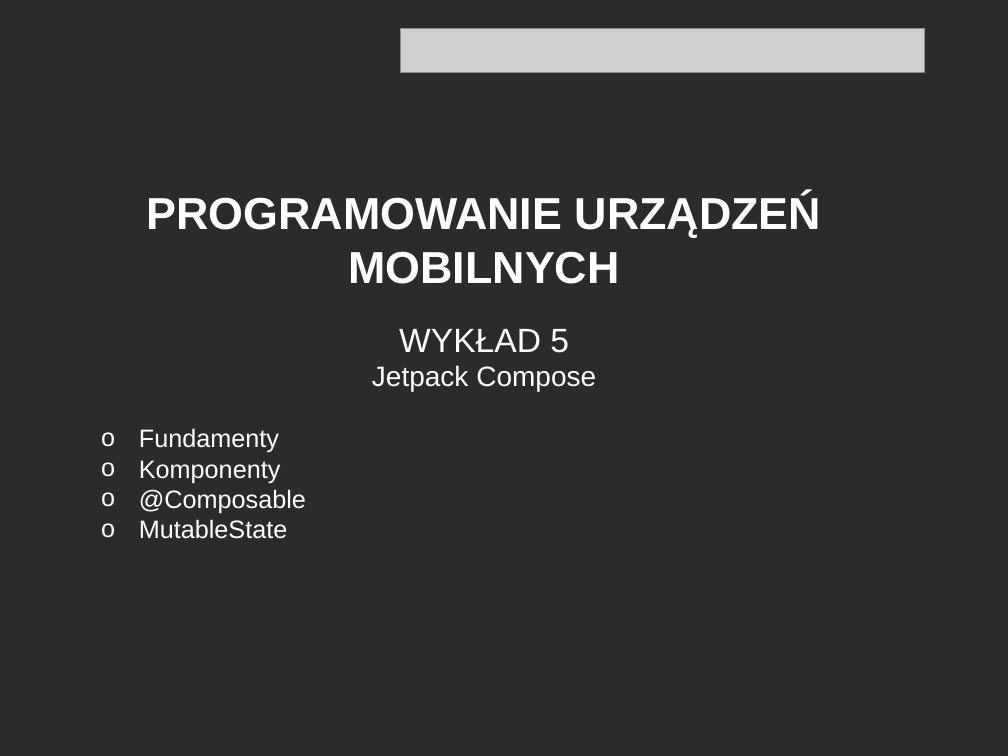
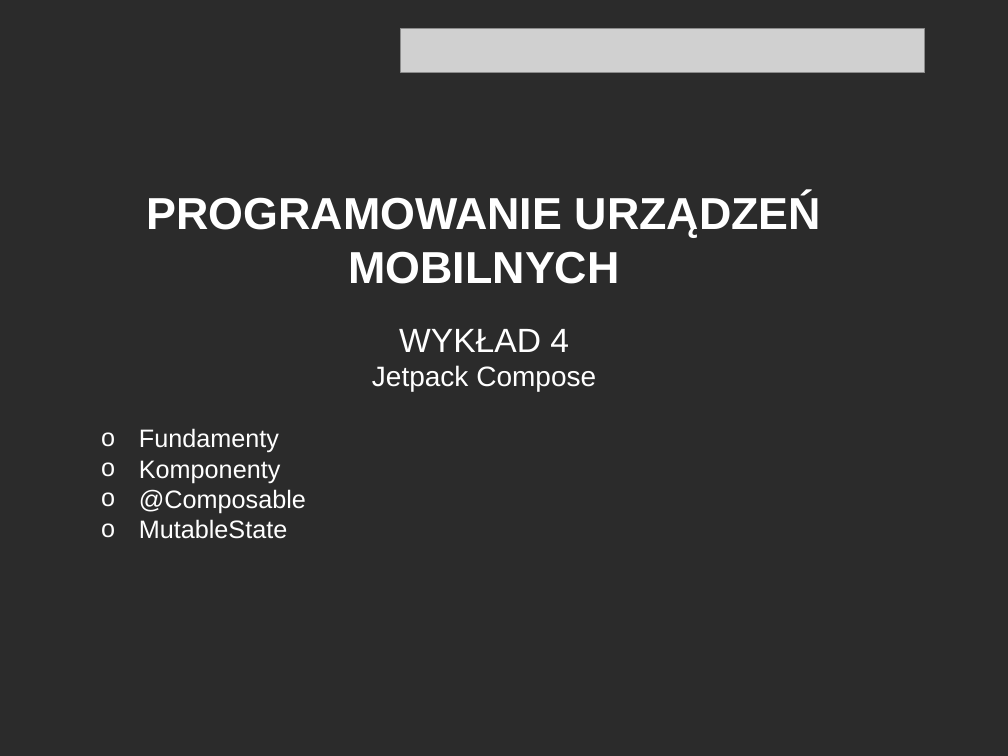
Before and after one commit to RafLew84/PUM, a slide deck: slide 1 of 2024-2025/Wyk/Wyklad4.pptx. Drawn at 1008x756 pixels with LibreOffice and Linux fonts; fonts in the diff are those of the drawing; grey boxes stand for pictures; background and template pictures are left out; a plain dark background stands for a picture behind light text. Boxes give left, top, right and bottom in pixels: in the first picture for what was removed or moved away, otherwise in the second. Text is boxed around its words. In the diff, an @@ line names an element or a change of style, - is before the commit and + after.

```diff
--- a/2024-2025/Wyk/Wyklad4.pptx
+++ b/2024-2025/Wyk/Wyklad4.pptx
@@ text at [399, 329, 569, 352]: text changed @@
-WYKŁAD 5
+WYKŁAD 4
```
Also in this commit, not shown: 3 other files.
